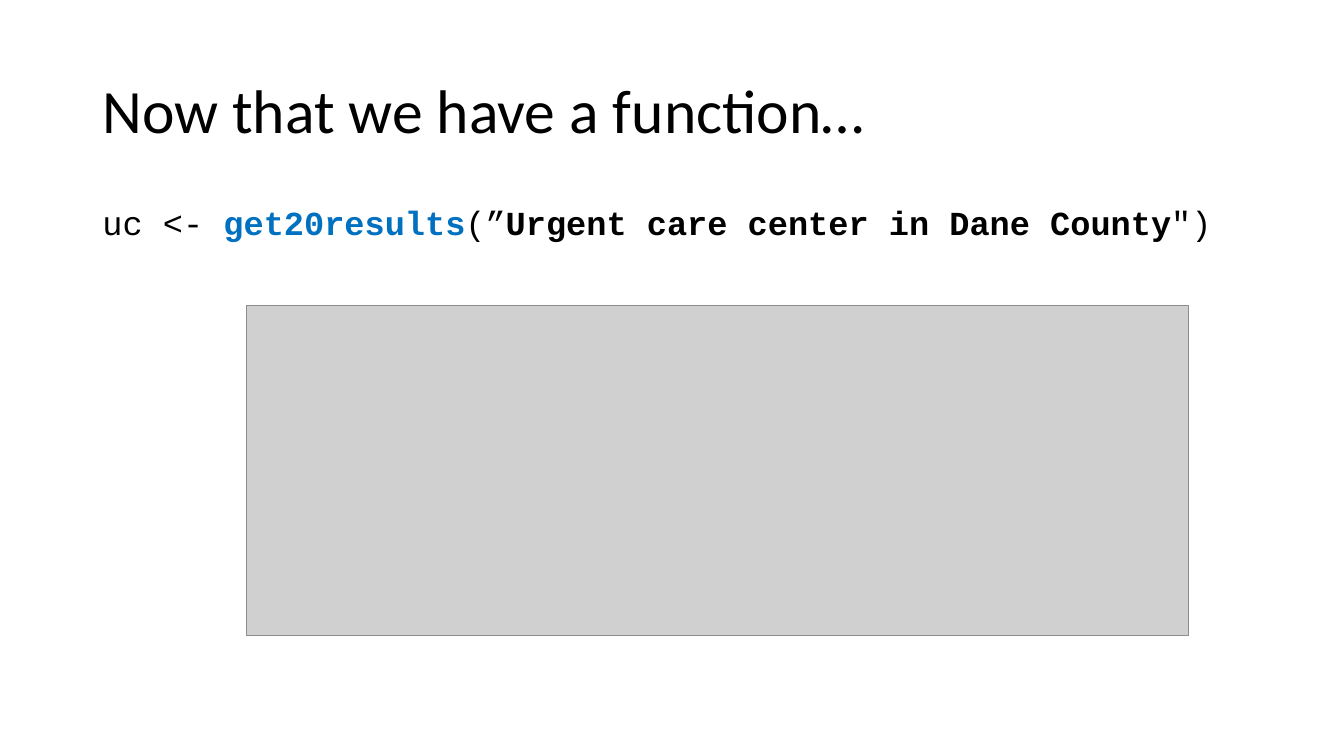
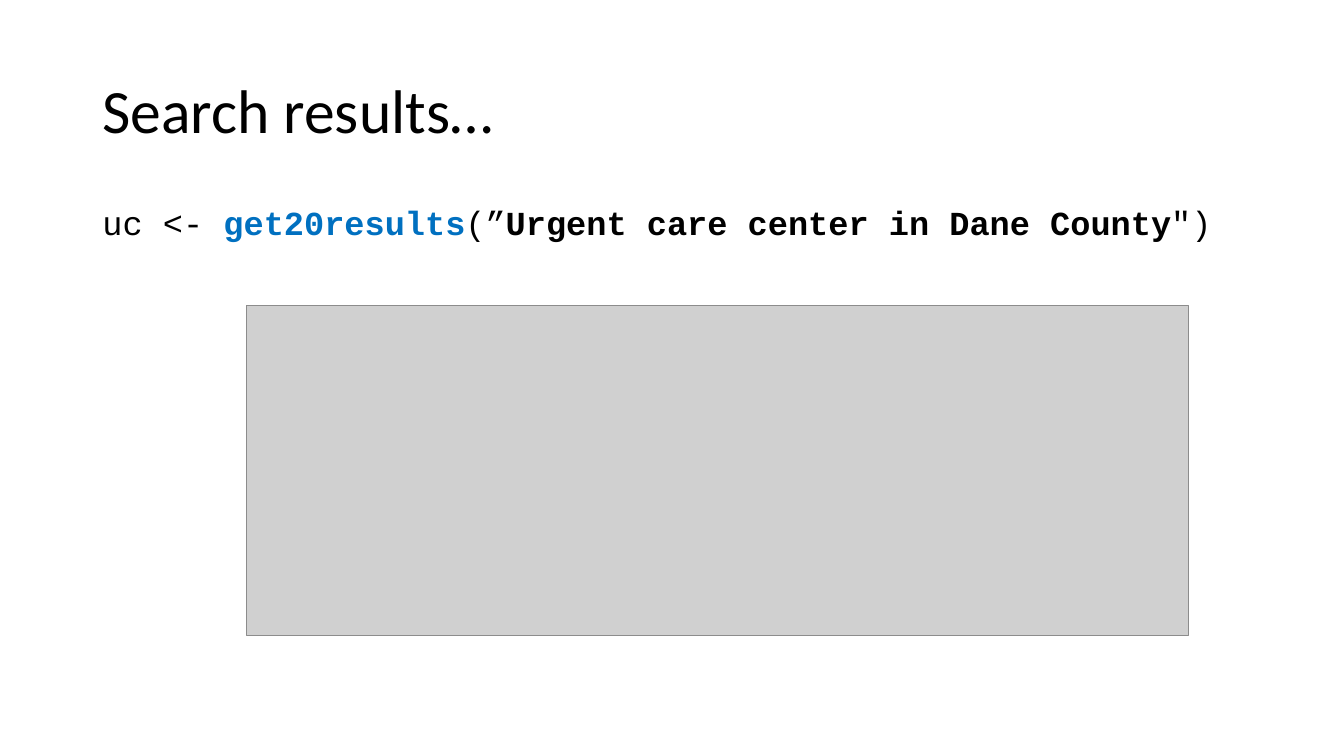
Before and after one commit to nrjjones/BuildingContextualData, a slide deck: slide 56 of presentation/Jones - Contextual Data Presentation.pptx. Drawn at 1344x756 pixels with LibreOffice and Linux fonts; fonts in the diff are those of the drawing; grey boxes stand for pictures. Boxes give left, top, right and bottom in pixels: in the first picture for what was removed or moved away, otherwise in the second. Text is boxed around its words. In the diff, an @@ line names an element or a change of style, - is before the commit and + after.

```diff
--- a/presentation/Jones - Contextual Data Presentation.pptx
+++ b/presentation/Jones - Contextual Data Presentation.pptx
@@ title at box(102, 90, 493, 134): text changed @@
-Now that we have a function…
+Search results…
```
Also in this commit, not shown: 8 other slides changed, 2 other files.
